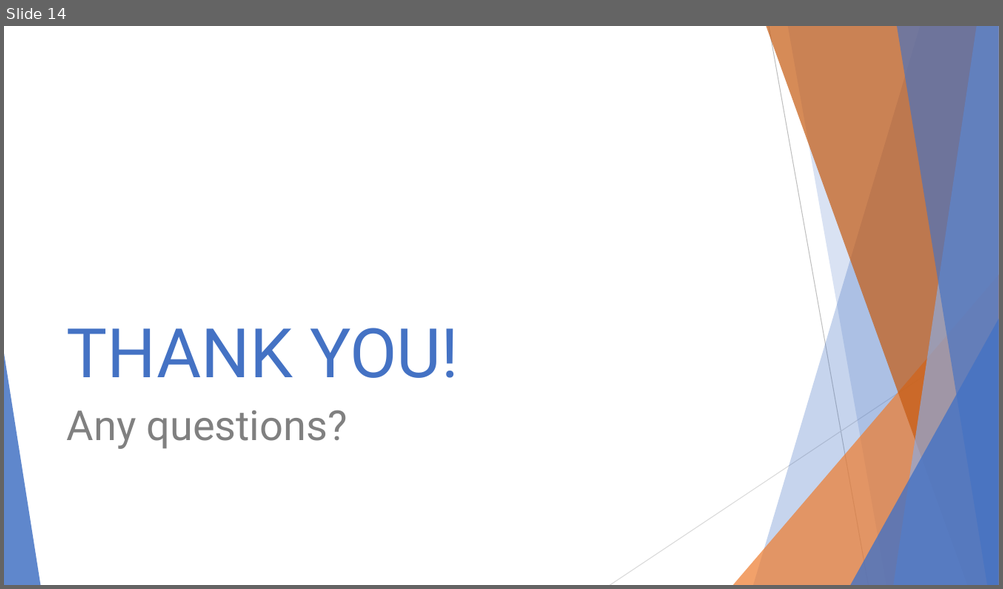
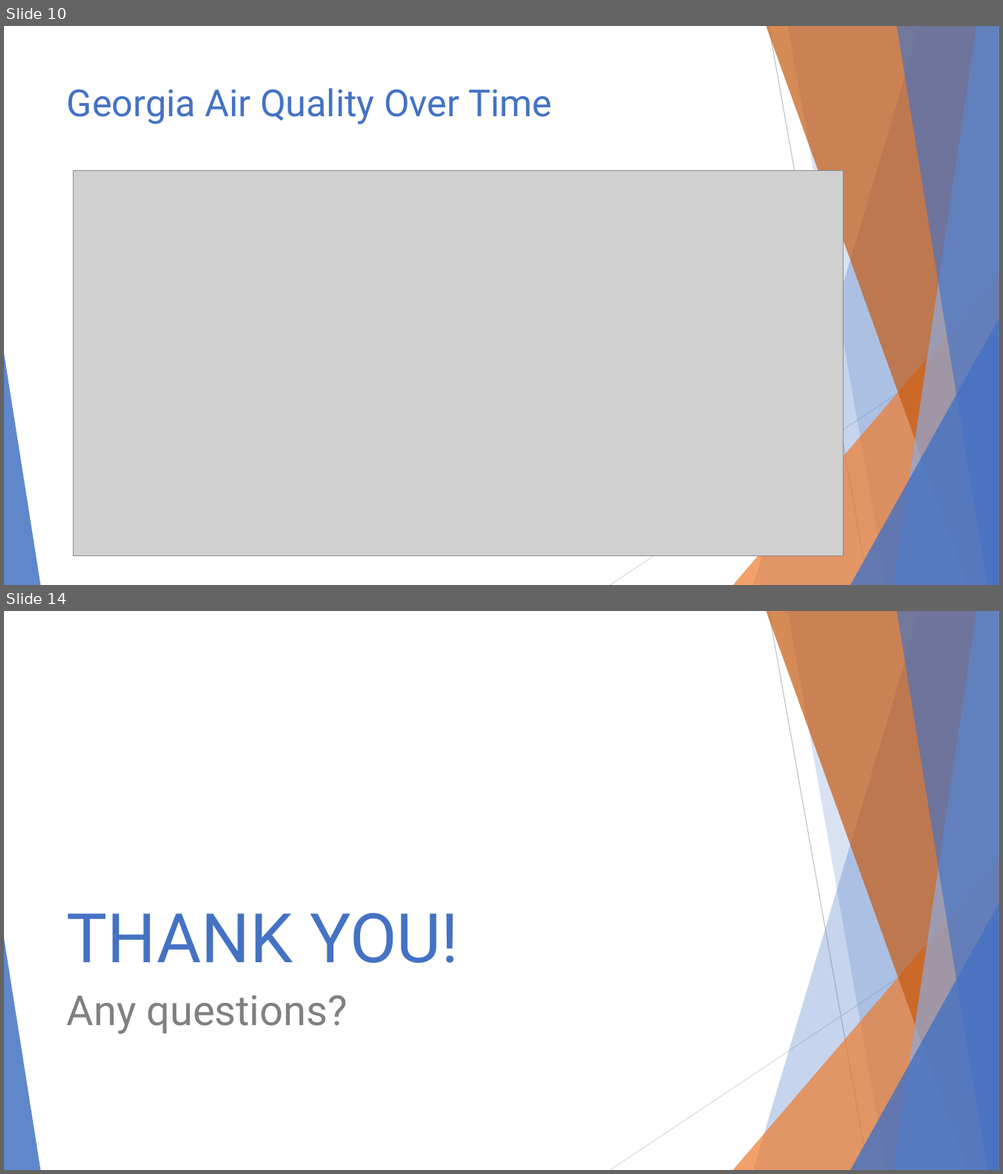
Before and after one commit to ghteds/healthproject, a slide deck: AdditionalResources/Air Quality and Asthma.pptx. Shown one above the other, each under a label of ours: slide 14 before the commit, slides 10 and 14 after it; the slides between them are not shown. The pictures are 1003x589 and 1003x1174 pixels, drawn with LibreOffice and Linux fonts; fonts in the diff are those of the drawing; grey boxes stand for pictures. Boxes give left, top, right and bottom in pixels: in the first picture for what was removed or moved away, otherwise in the second. Text is boxed around its words. In the diff, an @@ line names an element or a change of style, - is before the commit and + after.

```diff
--- a/AdditionalResources/Air Quality and Asthma.pptx
+++ b/AdditionalResources/Air Quality and Asthma.pptx
@@ slide 10 added at box(4, 26, 999, 585), background #FFFFFF; not listed: 10 template elements that a slide beside it also shows @@
@@ title added at box(67, 88, 552, 124), 36 pt, text #4472C4 @@
+Georgia Air Quality Over Time
@@ picture added at box(73, 171, 842, 557) @@
```
Also in this commit, not shown: 9 slides changed, 3 other slides added, 4 slides removed.
